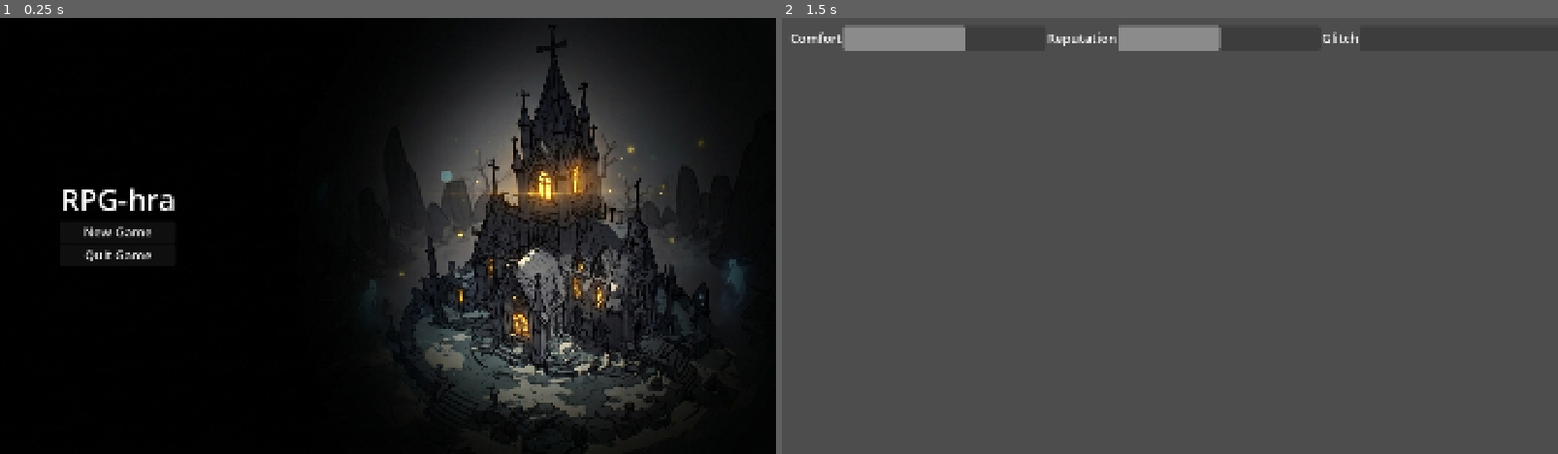
Above: before the commit, frames 1-2 (left to right).
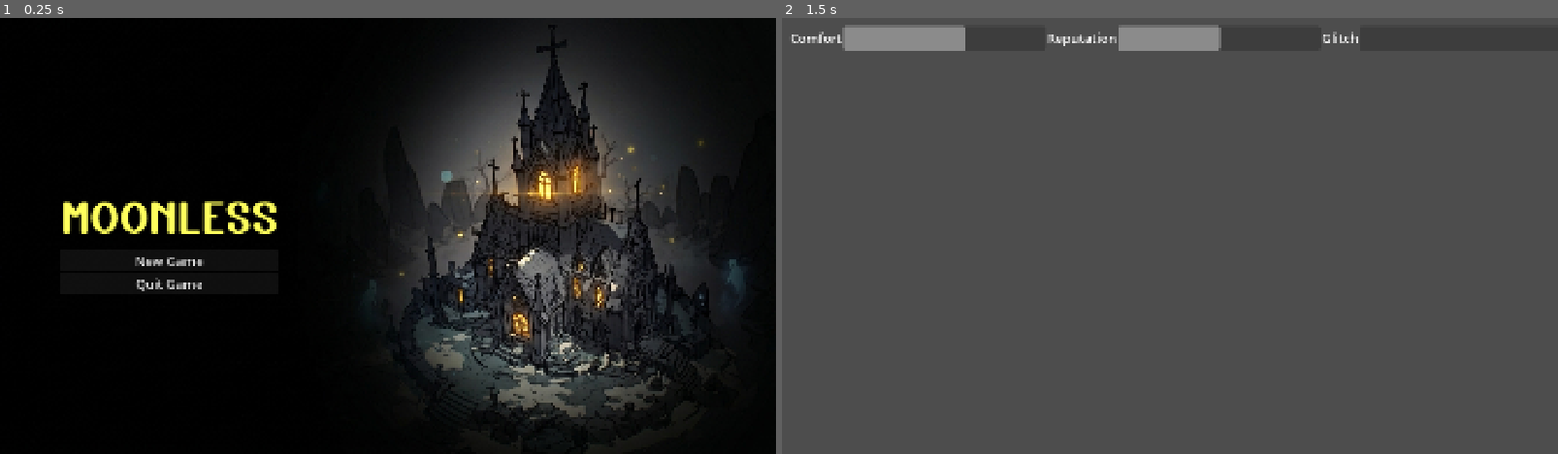
Above: after the commit, the same moments.

Repository: velochamarek/rpg_hackathon
Game: Godot game, scene res://MainMenu.tscn
Two runs of this game, one before a commit and one after it. Both use one fixed random seed, a clock stepped at 60 frames per second and the inputs below.
Inputs:
- Up to frame 1 (0.25 s): no input
- Up to frame 2 (1.5 s): click "New Game" at 0.5 s; tap Enter at 1.25 s

The runs differ from the first frame. In frame 1, 1.9% of the frame differs, in the area x 8-36%, y 38-63%; in frame 2, nothing differs.

Commit message:
lepší design main menu

Diff:
--- a/MainMenu.tscn
+++ b/MainMenu.tscn
@@ -2,6 +2,7 @@
 
 [ext_resource type="Script" uid="uid://du3gp3yxeal1o" path="res://scripts/main_menu.gd" id="1_eiy7p"]
 [ext_resource type="Texture2D" uid="uid://dbcyhjfdg6pcb" path="res://img/main_menu_pozadi_prototyp.jpg" id="1_i26rj"]
+[ext_resource type="FontFile" uid="uid://dxvfdfpyq0x8s" path="res://fonts/shortage/Shortage.otf" id="3_h7a2f"]
 
 [node name="MainMenu" type="Control" unique_id=680591601]
 layout_mode = 3
@@ -30,8 +31,10 @@
 
 [node name="Label" type="Label" parent="VBoxContainer" unique_id=1590534393]
 layout_mode = 2
-theme_override_font_sizes/font_size = 72
-text = "RPG-hra"
+theme_override_colors/font_color = Color(1, 1, 0.3647059, 1)
+theme_override_fonts/font = ExtResource("3_h7a2f")
+theme_override_font_sizes/font_size = 189
+text = "MOONLESS"
 
 [node name="NewGameButton" type="Button" parent="VBoxContainer" unique_id=1797032730]
 layout_mode = 2
Binary file added: fonts/castle-alphabet/Castle Alphabet.otf
Not shown, added: fonts/castle-alphabet/Castle Alphabet.otf.import
Binary file added: fonts/castle-alphabet/Castle Alphabet.ttf
Not shown, added: fonts/castle-alphabet/Castle Alphabet.ttf.import
Binary file added: fonts/castle-alphabet/Castle Alphabet.woff
Not shown, added: fonts/castle-alphabet/Castle Alphabet.woff.import
Binary file added: fonts/cupcake-handmade/Cupcake Handmade.otf
Not shown, added: fonts/cupcake-handmade/Cupcake Handmade.otf.import
Binary file added: fonts/dream-easter/Dream Easter.otf
Not shown, added: fonts/dream-easter/Dream Easter.otf.import
Binary file added: fonts/dream-easter/Dream Easter.ttf
Not shown, added: fonts/dream-easter/Dream Easter.ttf.import
(and 14 more such lines)
